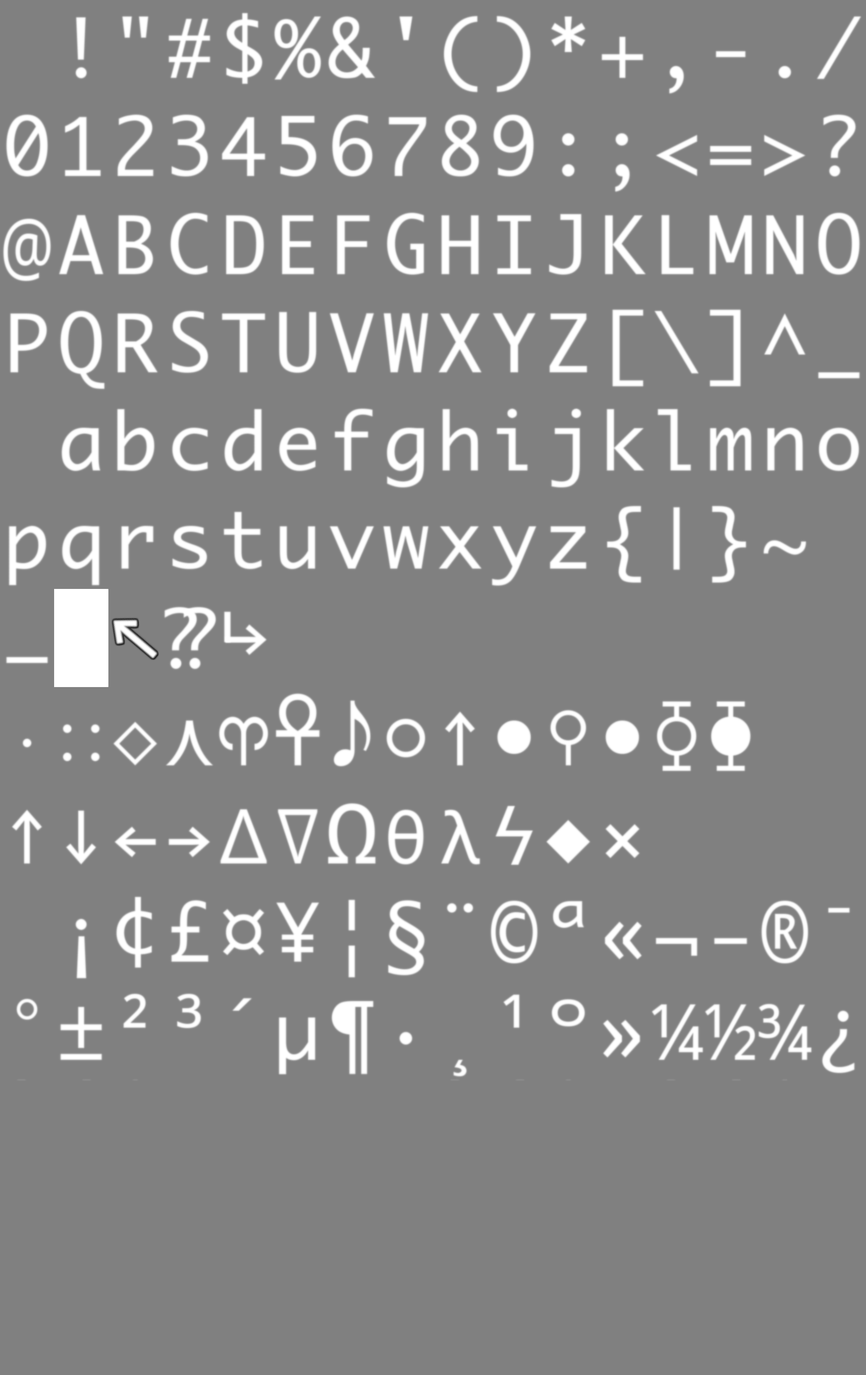
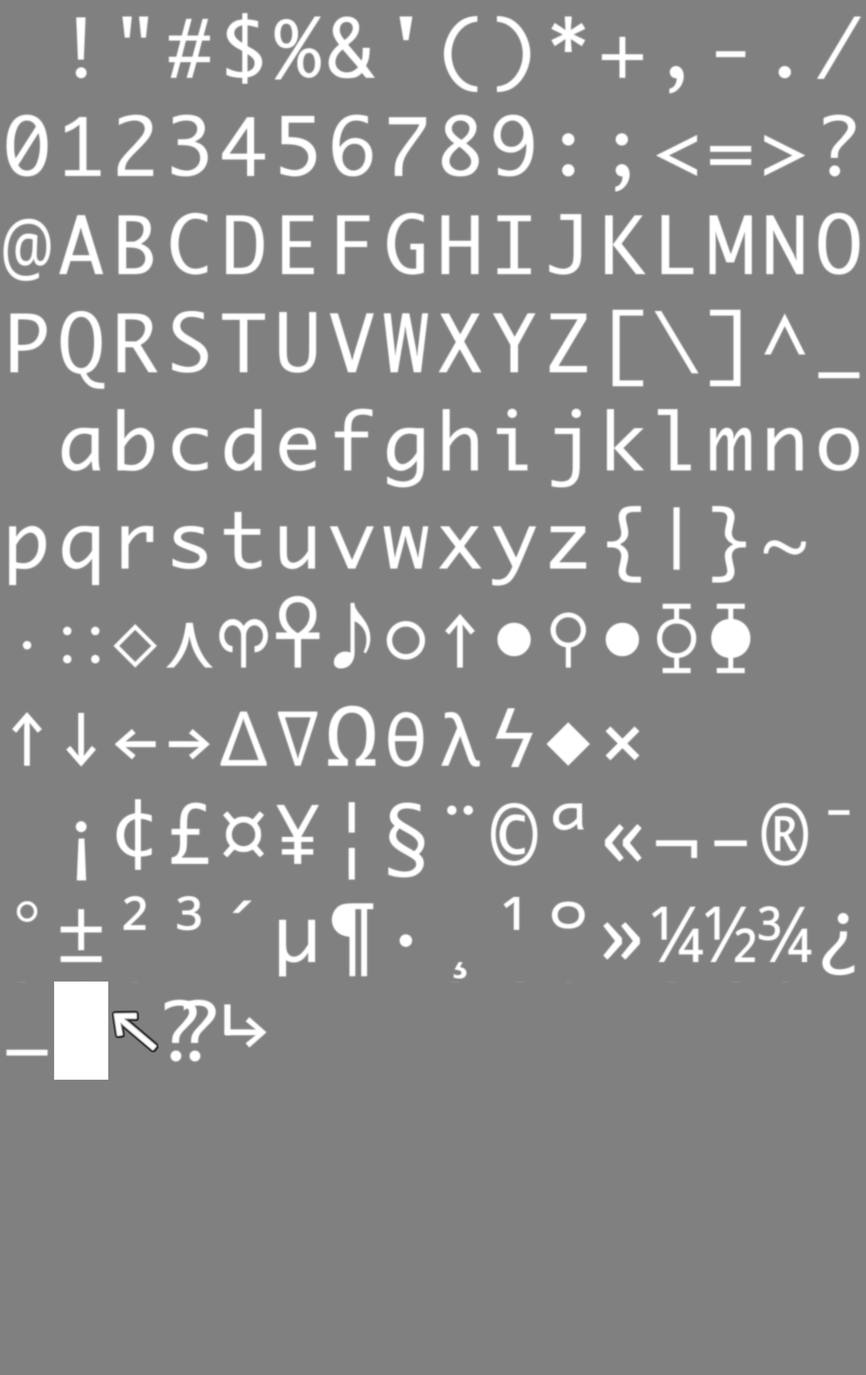
Comparing the layer stacks of the two 866px x 1375px images. Changes:
painted on "tiles.png" over [5, 588, 857, 1081]
